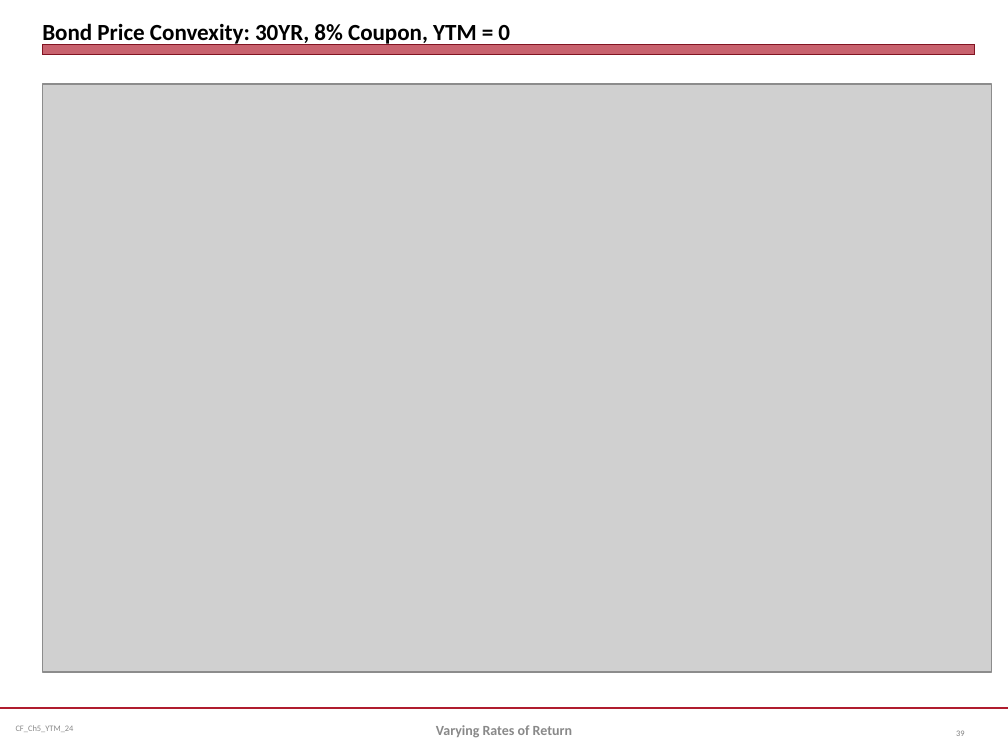
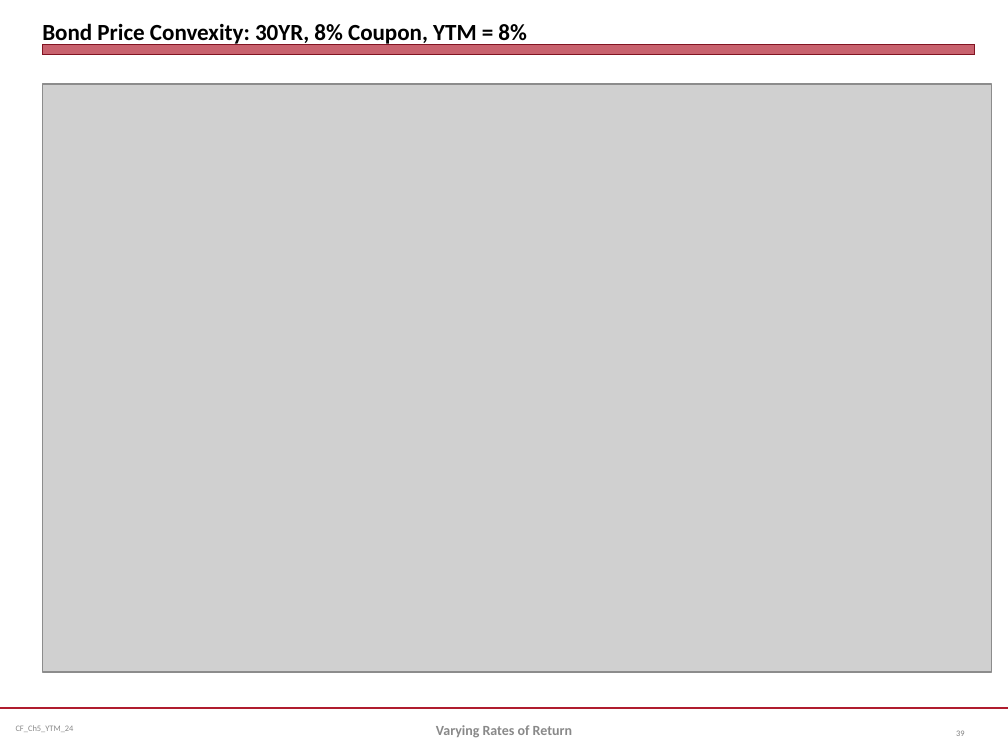
Before and after one commit to jmc877/Corporate-Finance, a slide deck: slide 39 of slides/CF_Ch5_YTM_24.pptx. Drawn at 1008x756 pixels with LibreOffice and Linux fonts; fonts in the diff are those of the drawing; grey boxes stand for pictures. Boxes give left, top, right and bottom in pixels: in the first picture for what was removed or moved away, otherwise in the second. Text is boxed around its words. In the diff, an @@ line names an element or a change of style, - is before the commit and + after.

```diff
--- a/slides/CF_Ch5_YTM_24.pptx
+++ b/slides/CF_Ch5_YTM_24.pptx
@@ title at [42,23,527,46]: text changed @@
-Bond Price Convexity: 30YR, 8% Coupon, YTM = 0
+Bond Price Convexity: 30YR, 8% Coupon, YTM = 8%
```
Also in this commit, not shown: 1 other file.
